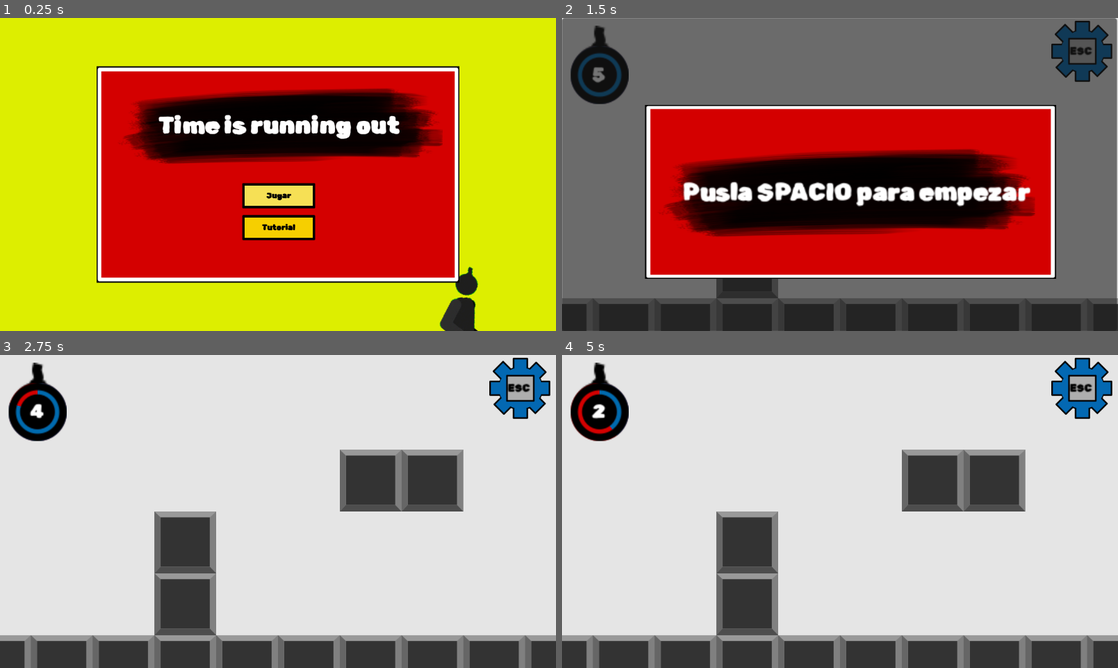
Above: before the commit, frames 1-4 (two rows, left to right).
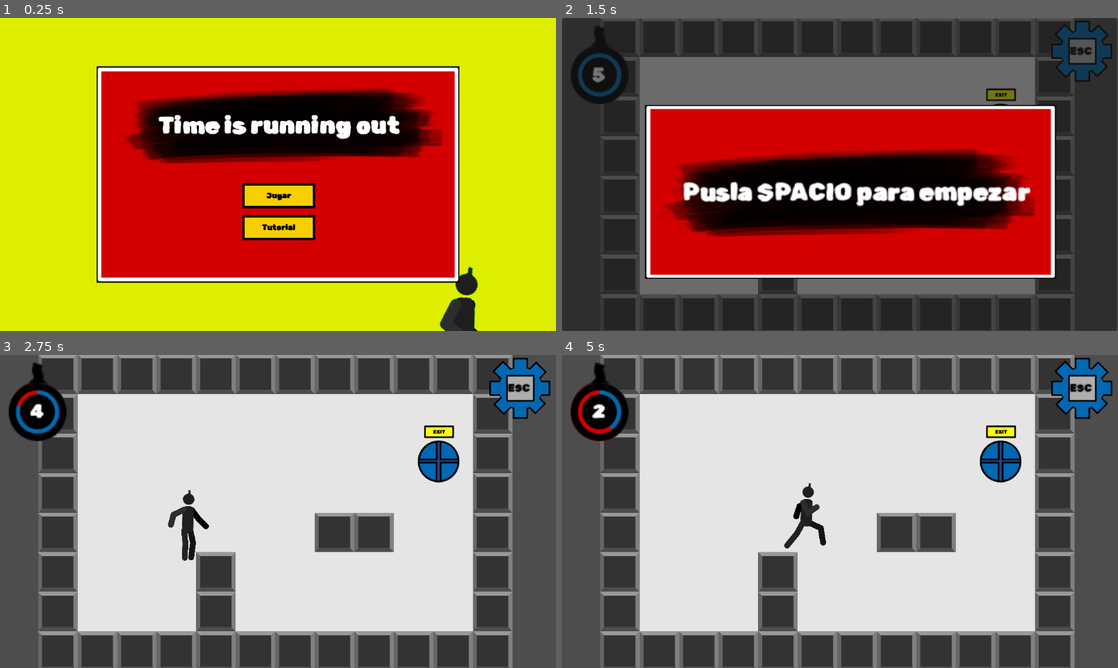
Above: after the commit, the same moments.

Repository: JuvenalSantiso/GameJam_TIRO
Game: Godot game, scene res://levels/start_menu/start_menu.tscn
The game is run twice, just before and just after one commit, with the same random seed, the same clock (stepped at 60 frames per second) and the same inputs. This scene is started directly instead of the project's main scene.
Inputs:
- Up to frame 1 (0.25 s): no input
- Up to frame 2 (1.5 s): click "Jugar" at 0.5 s; tap Enter at 1.25 s; hold D (right) from 1.28 s (still down); tap K (grab) at 1.35 s
- Up to frame 3 (2.75 s): keep holding D (right); tap Space (jump) at 1.52, 2.27 s; tap K (grab) at 2.1 s
- Up to frame 4 (5 s): release D (right) at 2.78 s; hold A (left) 2.78-3.53 s; tap K (grab) at 2.85, 3.6, 4.35 s; hold D (right) from 3.53 s (still down); tap Space (jump) at 3.77, 4.52 s

The runs differ from the first frame. In frame 1, 0.7% of the frame differs, in the area x 44-57%, y 53-60%; in frame 2, 34%; in frame 3, 50%; in frame 4, 50%, in the area x 0-100%, y 0-100%.

Commit message:
Correcciones de bugs y condiciones de salida Queda el win, los niveles y el tutorial Opcional: la musica

Diff:
--- /dev/null
+++ b/items/exit.gd
@@ -0,0 +1,8 @@
+extends Area2D
+
+signal player_on_exit
+
+
+
+func _on_body_entered(body):
+	player_on_exit.emit()
--- a/items/exit.tscn
+++ b/items/exit.tscn
@@ -1,5 +1,6 @@
-[gd_scene load_steps=4 format=3 uid="uid://dwe3utgk0dk30"]
+[gd_scene load_steps=5 format=3 uid="uid://dwe3utgk0dk30"]
 
+[ext_resource type="Script" path="res://items/exit.gd" id="1_3kieo"]
 [ext_resource type="Texture2D" uid="uid://cfoa8qnhmdavl" path="res://resources/items/Salida.png" id="1_t3eg7"]
 [ext_resource type="FontFile" uid="uid://bpb422jwfg7b4" path="res://font/RubikSprayPaint-Regular.ttf" id="2_ldf74"]
 
@@ -9,6 +10,7 @@
 [node name="Exit" type="Area2D"]
 process_mode = 1
 collision_layer = 8
+script = ExtResource("1_3kieo")
 
 [node name="Sprite2D" type="Sprite2D" parent="."]
 position = Vector2(-1, -21)
@@ -28,3 +30,5 @@
 [node name="CollisionShape2D" type="CollisionShape2D" parent="."]
 position = Vector2(-1, 3)
 shape = SubResource("CircleShape2D_vnn50")
+
+[connection signal="body_entered" from="." to="." method="_on_body_entered"]
--- a/levels/level.gd
+++ b/levels/level.gd
@@ -11,9 +11,11 @@
 @export var bar_timer : Control
 
 @export var players_node : Node2D
+@export var exit_node: Node2D
 
 func _ready():
 	prepare_to_start()
+	exit_node.player_on_exit.connect(exit_arrived)
 	ready_panel.ready_to_start.connect(start_game)
 	bar_timer.level_timeout.connect(run_timeout)
 
@@ -28,12 +30,16 @@
 	if (not get_tree().paused and Input.is_action_just_pressed("restart")):
 		restart_game()
 
+func exit_arrived():
+	GameManager.change_scene(next_level)
+
 #region Control de flujo
 func start_game():
-	ready_panel_father.hide()
-	ready_panel.waiting_input = true
-	GameManager.init_game_manager(players_node)
-	get_tree().paused = false
+	if ready_panel_father.visible:
+		ready_panel_father.hide()
+		ready_panel.waiting_input = true
+		GameManager.init_game_manager(players_node)
+		get_tree().paused = false
 
 func run_timeout():
 	GameManager.next_generation()
--- a/levels/level_1.tscn
+++ b/levels/level_1.tscn
@@ -1,8 +1,9 @@
-[gd_scene load_steps=12 format=3 uid="uid://cdorbfifiw04b"]
+[gd_scene load_steps=13 format=3 uid="uid://cdorbfifiw04b"]
 
 [ext_resource type="Script" path="res://levels/level.gd" id="1_3vajg"]
 [ext_resource type="TileSet" uid="uid://bxqleb0xmp5ru" path="res://resources/tileset/tile_map_config.tres" id="1_ae27a"]
 [ext_resource type="PackedScene" uid="uid://pc2388chrw1l" path="res://scenes/interfaces/ready.tscn" id="3_0yvqm"]
+[ext_resource type="PackedScene" uid="uid://dwe3utgk0dk30" path="res://items/exit.tscn" id="3_hp6xo"]
 [ext_resource type="FontFile" uid="uid://bpb422jwfg7b4" path="res://font/RubikSprayPaint-Regular.ttf" id="3_i5w2x"]
 [ext_resource type="PackedScene" uid="uid://bjr7a3hoy6vj2" path="res://scenes/interfaces/time_out_meter.tscn" id="4_qcw7k"]
 [ext_resource type="Texture2D" uid="uid://csqtwvemiquf3" path="res://resources/interface/Botón Escape.png" id="4_te12l"]
@@ -22,25 +23,32 @@
 [sub_resource type="StyleBoxTexture" id="StyleBoxTexture_0ty5m"]
 texture = ExtResource("4_te12l")
 
-[node name="Level 1" type="Node2D" node_paths=PackedStringArray("ready_panel_father", "ready_panel", "pause_panel_father", "pause_panel", "bar_timer", "players_node")]
+[node name="Level 1" type="Node2D" node_paths=PackedStringArray("ready_panel_father", "ready_panel", "pause_panel_father", "pause_panel", "bar_timer", "players_node", "exit_node")]
 process_mode = 1
 script = ExtResource("1_3vajg")
+next_level = "res://levels/start_menu/start_menu.tscn"
 ready_panel_father = NodePath("CanvasLayer/Panel_Ready")
 ready_panel = NodePath("CanvasLayer/Panel_Ready/Ready")
 pause_panel_father = NodePath("CanvasLayer/Panel_Opciones")
 pause_panel = NodePath("CanvasLayer/Panel_Opciones/Panel_Opciones")
 bar_timer = NodePath("CanvasLayer/Time_Out_Meter")
 players_node = NodePath("Players")
+exit_node = NodePath("Exit")
 
 [node name="Camera2D" type="Camera2D" parent="."]
-
-[node name="Players" type="Marker2D" parent="."]
-position = Vector2(-462, 89)
+position = Vector2(9, -132)
+zoom = Vector2(0.64, 0.64)
 
 [node name="TileMap" type="TileMap" parent="."]
 tile_set = ExtResource("1_ae27a")
 format = 2
 layer_0/tile_data = PackedInt32Array(196603, 0, 0, 196604, 0, 0, 196605, 0, 0, 196606, 0, 0, 196607, 0, 0, 65535, 65536 …(1461 unchanged characters)…
+
+[node name="Exit" parent="." instance=ExtResource("3_hp6xo")]
+position = Vector2(530, -297)
+
+[node name="Players" type="Marker2D" parent="."]
+position = Vector2(-456, -103)
 
 [node name="CanvasLayer" type="CanvasLayer" parent="."]
 scale = Vector2(2, 2)
--- a/levels/start_menu/start_menu.gd
+++ b/levels/start_menu/start_menu.gd
@@ -5,13 +5,8 @@
 var level_tutorial_scene: String = "res://levels/level_tutorial.tscn"
 
 
-func _ready():
-	start_button.grab_focus()
-
-
 func _on_start_pressed():
 	GameManager.change_scene(level_1_scene)
 
-
 func _on_tutorial_pressed():
 	GameManager.change_scene(level_tutorial_scene)
--- a/levels/start_menu/start_menu.tscn
+++ b/levels/start_menu/start_menu.tscn
@@ -90,6 +90,37 @@
 [node name="Panel" type="Panel" parent="CanvasLayer/MarginContainer"]
 layout_mode = 2
 theme_override_styles/panel = SubResource("StyleBoxTexture_hw07o")
+
+[node name="TextureRect" type="TextureRect" parent="CanvasLayer/MarginContainer/Panel"]
+layout_mode = 1
+anchors_preset = -1
+anchor_right = 1.0
+anchor_bottom = 0.598
+offset_left = -3.0
+offset_top = -31.0
+offset_right = -35.0
+offset_bottom = 0.0959778
+texture = ExtResource("9_iuki1")
+expand_mode = 3
+
+[node name="RichTextLabel" type="Label" parent="CanvasLayer/MarginContainer/Panel/TextureRect"]
+layout_mode = 1
+anchors_preset = -1
+anchor_left = 0.125
+anchor_top = -0.131
+anchor_right = 1.125
+anchor_bottom = 0.869
+offset_left = -69.0
+offset_top = 43.169
+offset_right = -69.0
+offset_bottom = 43.169
+grow_horizontal = 2
+grow_vertical = 2
+theme_override_fonts/font = ExtResource("4_i5q2p")
+theme_override_font_sizes/font_size = 49
+text = "Time is running out"
+horizontal_alignment = 1
+vertical_alignment = 1
 
 [node name="Start" type="Button" parent="CanvasLayer/MarginContainer/Panel"]
 layout_mode = 1
@@ -167,36 +198,5 @@
 text = "Tutorial
 "
 
-[node name="TextureRect" type="TextureRect" parent="CanvasLayer/MarginContainer/Panel"]
-layout_mode = 1
-anchors_preset = -1
-anchor_right = 1.0
-anchor_bottom = 0.598
-offset_left = -3.0
-offset_top = -31.0
-offset_right = -35.0
-offset_bottom = 0.0959778
-texture = ExtResource("9_iuki1")
-expand_mode = 3
-
-[node name="RichTextLabel" type="Label" parent="CanvasLayer/MarginContainer/Panel/TextureRect"]
-layout_mode = 1
-anchors_preset = -1
-anchor_left = 0.125
-anchor_top = -0.131
-anchor_right = 1.125
-anchor_bottom = 0.869
-offset_left = -69.0
-offset_top = 43.169
-offset_right = -69.0
-offset_bottom = 43.169
-grow_horizontal = 2
-grow_vertical = 2
-theme_override_fonts/font = ExtResource("4_i5q2p")
-theme_override_font_sizes/font_size = 49
-text = "Time is running out"
-horizontal_alignment = 1
-vertical_alignment = 1
-
 [connection signal="pressed" from="CanvasLayer/MarginContainer/Panel/Start" to="." method="_on_start_pressed"]
 [connection signal="pressed" from="CanvasLayer/MarginContainer/Panel/Tutorial" to="." method="_on_tutorial_pressed"]
--- a/player/scripts/player.gd
+++ b/player/scripts/player.gd
@@ -6,7 +6,7 @@
 @onready var visual_player = $VisualPlayer
 
 const SPEED = 300.0
-const JUMP_VELOCITY = -685.0
+const JUMP_VELOCITY = -700.0
 const PUSH_FORCE = 90000
 
 # Get the gravity from the project settings to be synced with RigidBody nodes.
